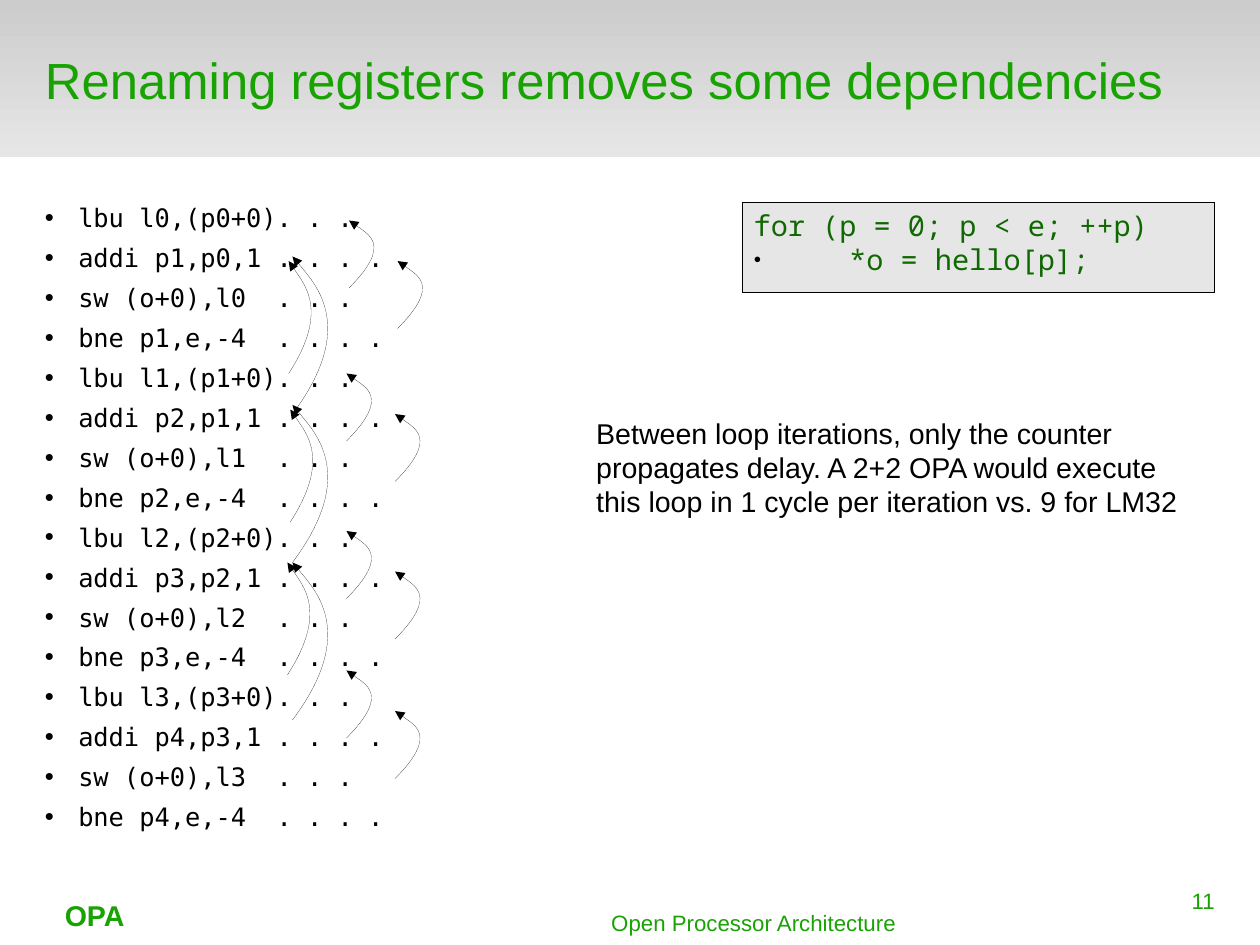
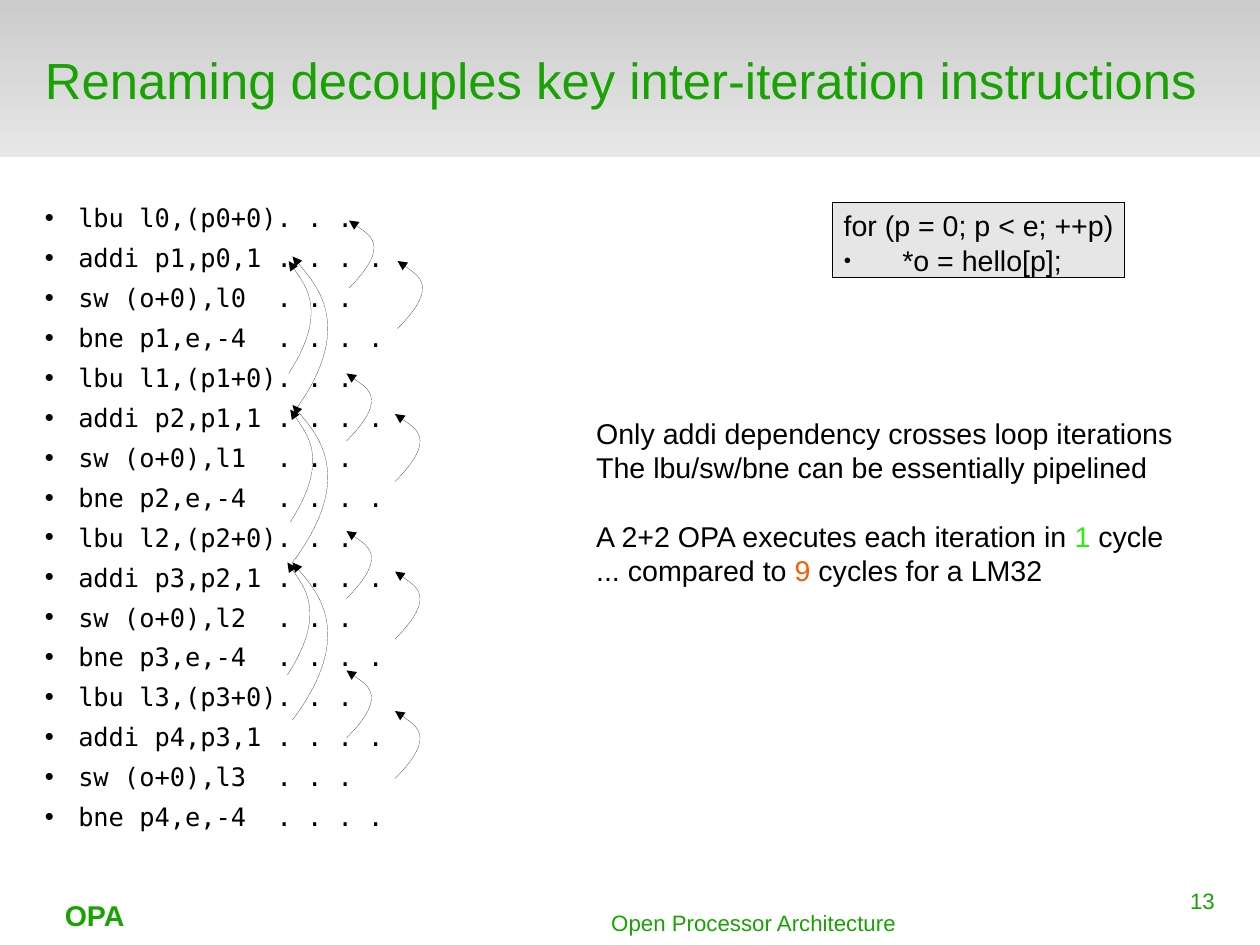
Before and after one commit to terpstra/opa, a slide deck: slide 13 of docs/orconf2015.odp (slide 11 before the commit). Drawn at 1260x945 pixels with LibreOffice and Linux fonts; fonts in the diff are those of the drawing; background and template pictures are left out. Boxes give left, top, right and bottom in pixels: in the first picture for what was removed or moved away, otherwise in the second. Text is boxed around its words. In the diff, an @@ line names an element or a change of style, - is before the commit and + after.

```diff
--- a/docs/orconf2015.odp
+++ b/docs/orconf2015.odp
@@ title at (45, 62, 1197, 109): text changed @@
-Renaming registers removes some dependencies
+Renaming decouples key inter-iteration instructions
@@ rectangle "for (p = 0; p ...": place and size @@
-rectangle "for (p = 0; p ..." at (743, 202, 1215, 293)
+rectangle "for (p = 0; p ..." at (832, 202, 1125, 278)
@@ rectangle "for (p = 0; p ..." at (832, 202, 1125, 278): font Noto Sans Mono to Arial, text colour #106802 to #000000 @@
@@ text at (596, 423, 1172, 587): text changed @@
-Between loop iterations, only the counter
-propagates delay. A 2+2 OPA would execute
-this loop in 1 cycle per iteration vs. 9 for LM32
+Only addi dependency crosses loop iterations
+The lbu/sw/bne can be essentially pipelined
+A 2+2 OPA executes each iteration in 1 cycle
+... compared to 9 cycles for a LM32
@@ page number at (1190, 893, 1215, 910): text changed @@
-11
+13
```
Also in this commit, not shown: 4 other slides changed, 2 slides added.
